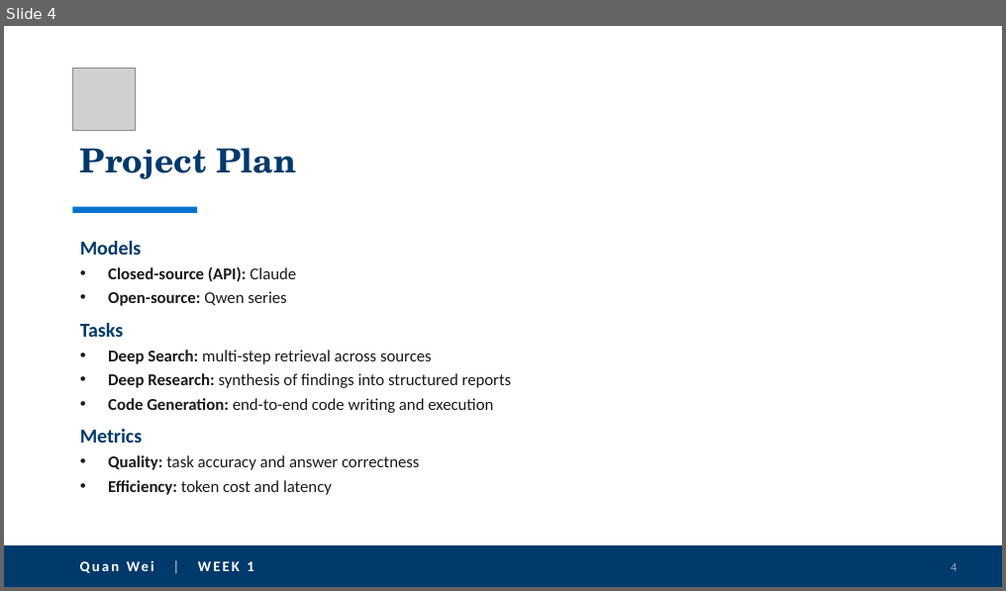
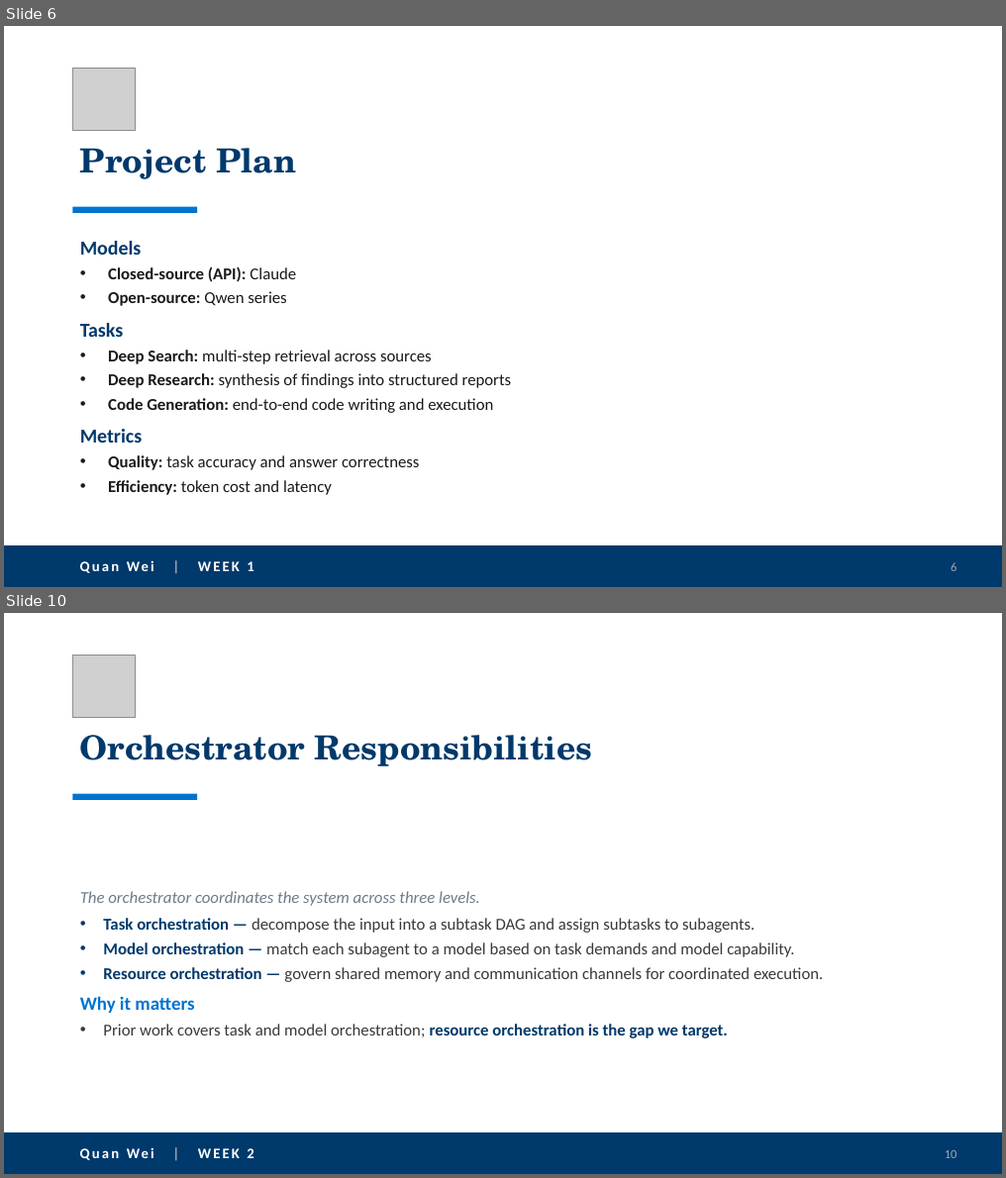
Before and after one commit to quanwei0/summer_intern, a slide deck: project_update.pptx. Shown one above the other, each under a label of ours: slide 4 before the commit, slides 6 and 10 after it; the slides between them are not shown. The pictures are 1006x591 and 1006x1178 pixels, drawn with LibreOffice and Linux fonts; fonts in the diff are those of the drawing; grey boxes stand for pictures. Boxes give left, top, right and bottom in pixels: in the first picture for what was removed or moved away, otherwise in the second. Text is boxed around its words. In the diff, an @@ line names an element or a change of style, - is before the commit and + after.

```diff
--- a/project_update.pptx
+++ b/project_update.pptx
@@ slide 10 added at (4, 613, 1002, 1174), background #FFFFFF @@
@@ picture added at (73, 655, 135, 717) @@
@@ title added at (80, 735, 592, 766), 32 pt, text #00396B, bold @@
+Orchestrator Responsibilities
@@ rectangle added at (73, 794, 198, 800), fill #0073CF @@
@@ text added at (80, 891, 823, 1039), 16 pt, text #3A3A3C @@
+The orchestrator coordinates the system across three levels.
+• Task orchestration — decompose the input into a subtask DAG and assign subtasks to subagents.
+• Model orchestration — match each subagent to a model based on task demands and model capability.
+• Resource orchestration — govern shared memory and communication channels for coordinated execution.
+Why it matters
+• Prior work covers task and model orchestration; resource orchestration is the gap we target.
@@ rectangle added at (4, 1133, 1002, 1174), fill #00396B @@
@@ text added at (127, 1148, 253, 1158), 14 pt, text #FFFFFF, bold @@
+Quan Wei | WEEK 2
@@ page number added at (944, 1151, 957, 1158), 12 pt, text #9AA7B5 @@
+10
@@ what was slide 4 is now slide 6 @@
@@ page number at (950, 563, 956, 571): text changed @@
-4
+6
```
Also in this commit, not shown: 7 other slides added.
